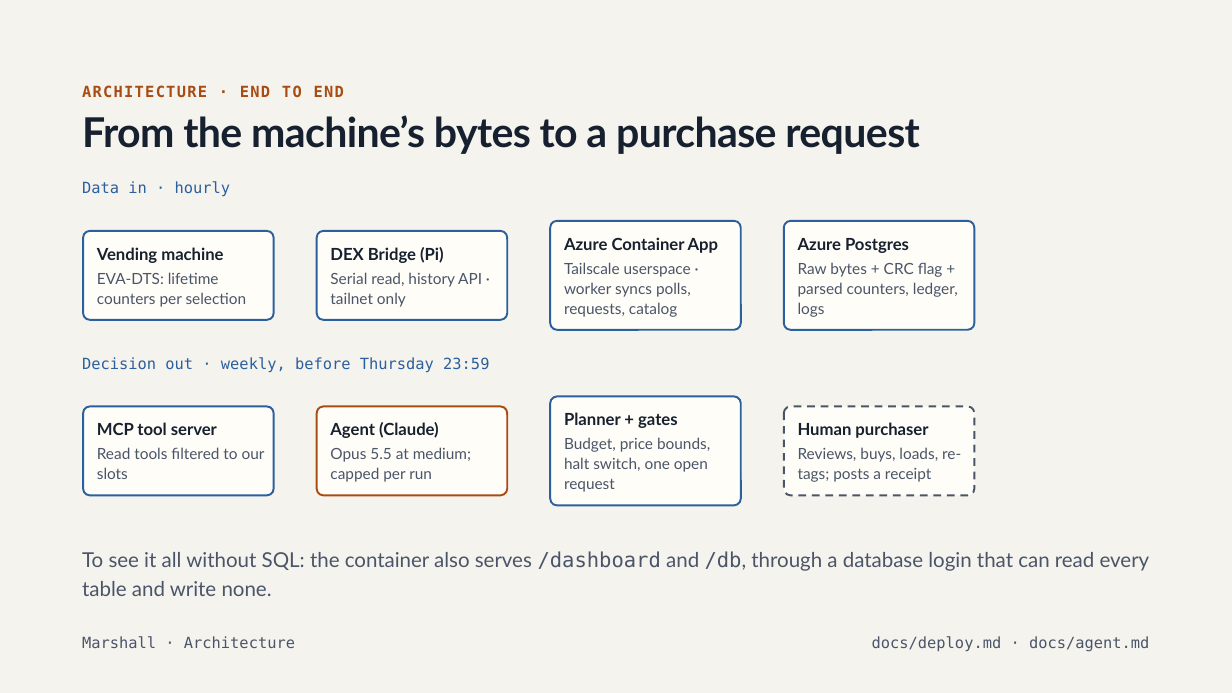
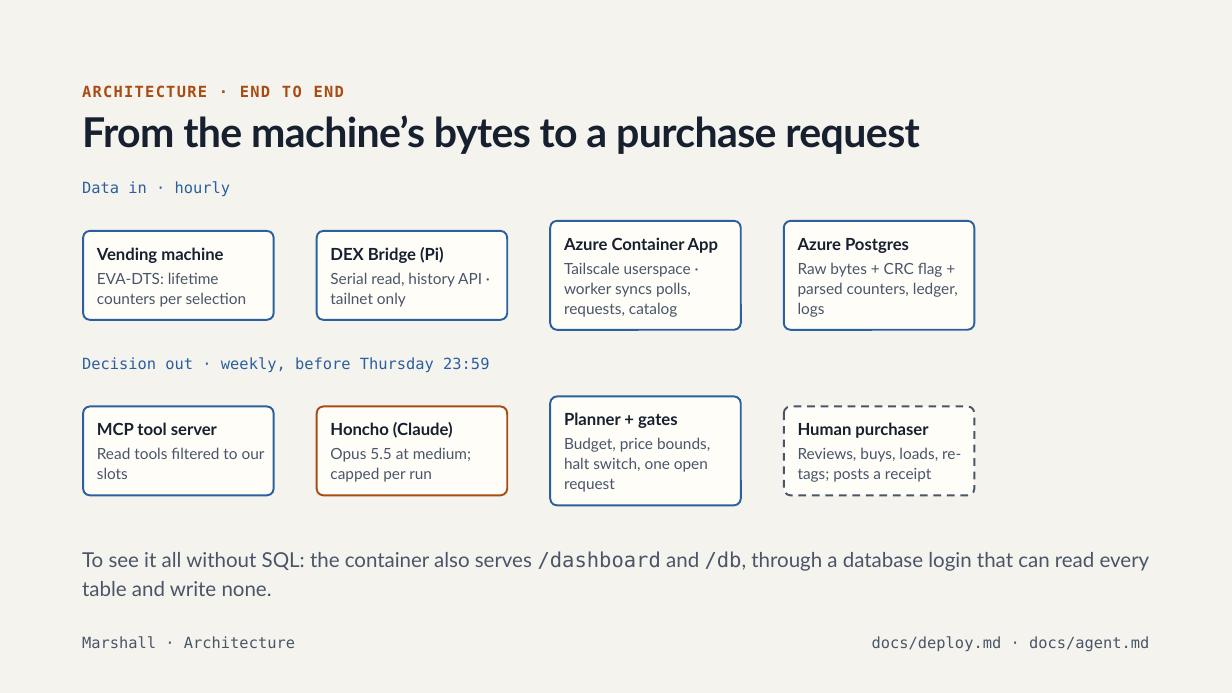
Before and after one commit to marshall-strong/agentic-vending, a slide deck: slide 4 of docs/presentation/group-b-final-presentation.pptx. Drawn at 1232x693 pixels with LibreOffice and Linux fonts; fonts in the diff are those of the drawing; background and template pictures are left out. Boxes give left, top, right and bottom in pixels: in the first picture for what was removed or moved away, otherwise in the second. Text is boxed around its words. In the diff, an @@ line names an element or a change of style, - is before the commit and + after.

```diff
--- a/docs/presentation/group-b-final-presentation.pptx
+++ b/docs/presentation/group-b-final-presentation.pptx
@@ text at [330, 422, 453, 438]: text changed @@
-Agent (Claude)
+Honcho (Claude)
```
Also in this commit, not shown: 1 slide added.
